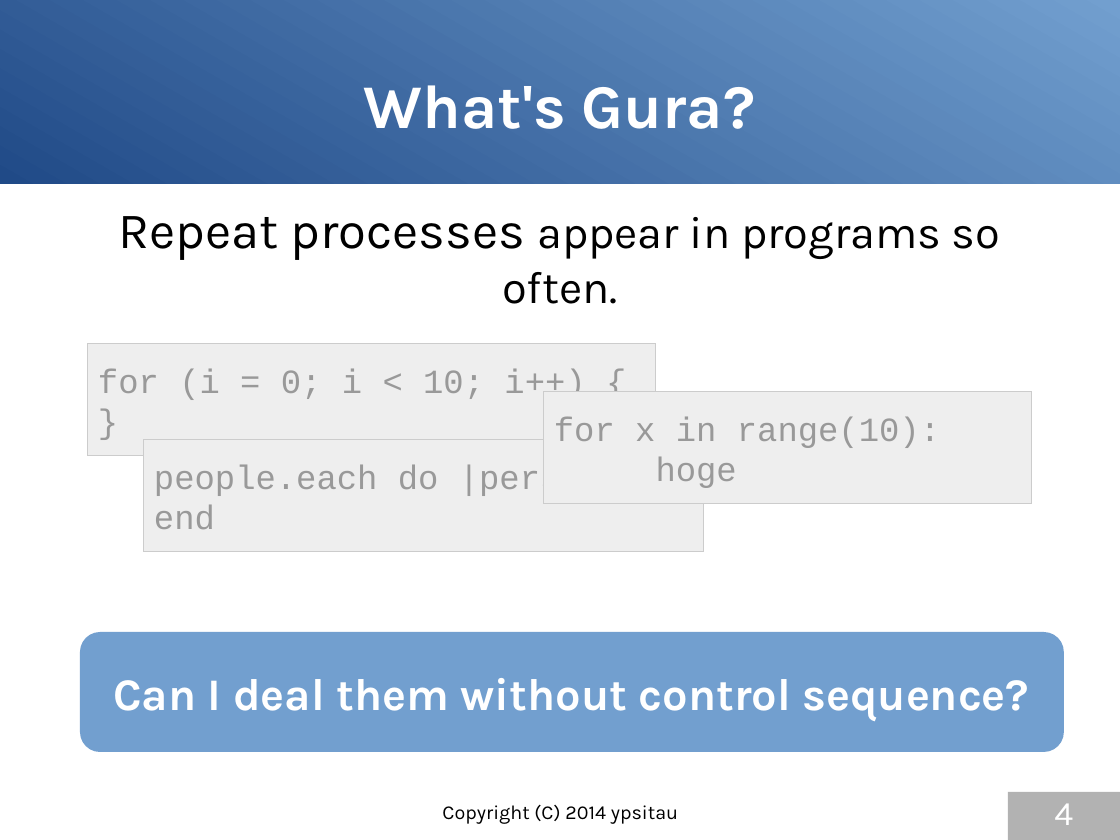
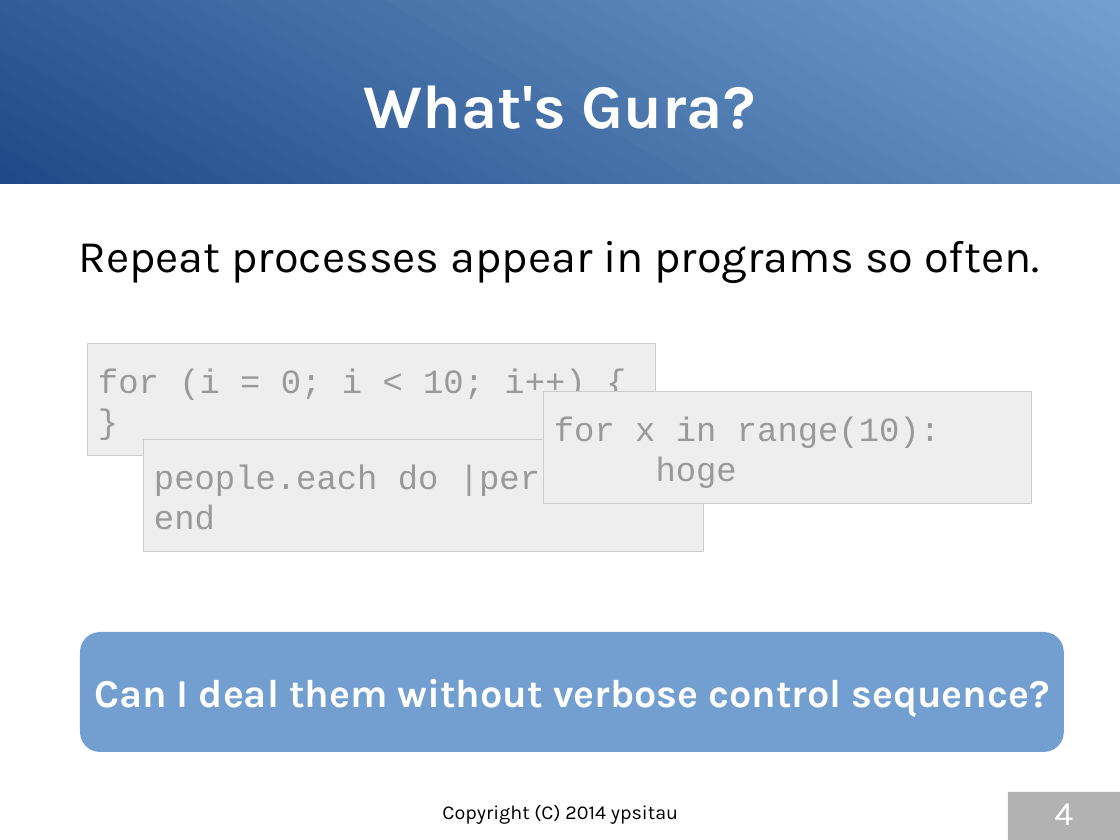
Before and after one commit to gura-lang/gura-doc, a slide deck: slide 4 of presentation/gura-introduction-e.odp. Drawn at 1120x840 pixels with LibreOffice and Linux fonts; fonts in the diff are those of the drawing. Boxes give left, top, right and bottom in pixels: in the first picture for what was removed or moved away, otherwise in the second. Text is boxed around its words. In the diff, an @@ line names an element or a change of style, - is before the commit and + after.

```diff
--- a/presentation/gura-introduction-e.odp
+++ b/presentation/gura-introduction-e.odp
@@ text "Repeat processes appear in programs ..." at <box>79,241,1040,283</box>: size 36 to 32 pt in "Repeat processes" @@
@@ text in rounded rectangle at <box>94,679,1049,717</box>: text changed; size 32 to 28 pt @@
-Can I deal them without control sequence?
+Can I deal them without verbose control sequence?
```
Also in this commit, not shown: 12 other slides changed, 1 other file.
